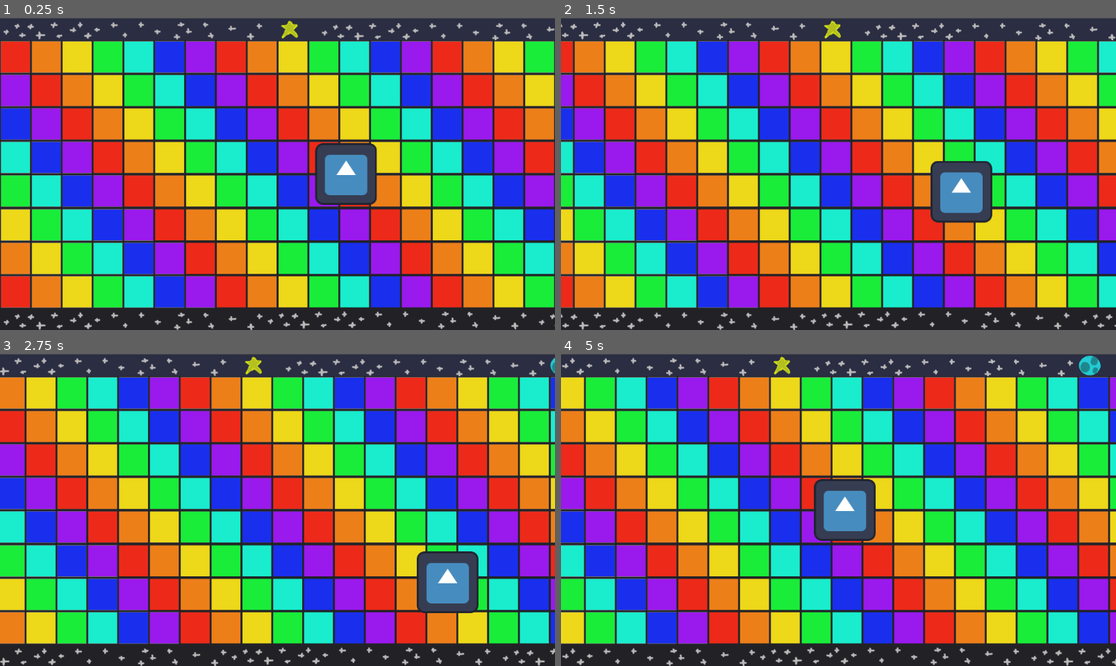
Above: before the commit, frames 1-4 (two rows, left to right).
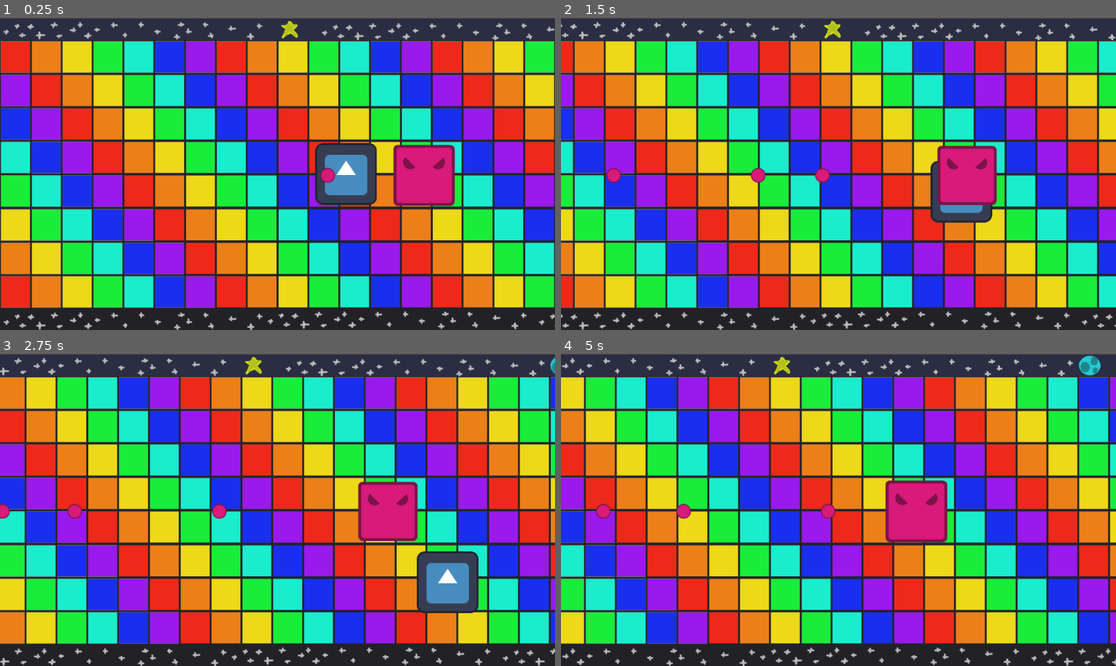
Above: after the commit, the same moments.

Repository: les-brows/la-boucle-musicale
Game: Godot game, scene res://MainScene.tscn
Same seed, same stepped clock (60 frames per second), same inputs: the game is played once before the commit and once after it. The engine's default icon, where the game draws it, is replaced by a stand-in: a white triangle on a blue panel in a dark square.
Inputs (mouse positions are in pixels of both pictures, inside the frame that each line leads up to):
- Up to frame 1 (0.25 s): no input
- Up to frame 2 (1.5 s): move the mouse to (960, 158) at 0.52 s; hold D (player1_right) 0.53-1.28 s; right-click (960, 158) at 0.6 s; move the mouse to (727, 189) at 1.27 s; hold S (player1_down) from 1.28 s (still down); right-click (727, 189) at 1.35 s
- Up to frame 3 (2.75 s): move the mouse to (333, 441) at 2.02 s; release S (player1_down) at 2.03 s; hold D (player1_right) from 2.03 s (still down); right-click (333, 441) at 2.1 s
- Up to frame 4 (5 s): move the mouse to (810, 572) at 2.77 s; release D (player1_right) at 2.78 s; hold W (player1_up) 2.78-3.53 s; right-click (810, 572) at 2.85 s; move the mouse to (1005, 556) at 3.52 s; hold A (player1_left) from 3.53 s (still down); right-click (1005, 556) at 3.6 s; move the mouse to (672, 463) at 4.27 s; right-click (672, 463) at 4.35 s

The runs differ from the first frame. In frame 1, 2.3% of the frame differs, in the area x 57-82%, y 40-61%; in frame 2, 2.4%; in frame 3, 2.4%; in frame 4, 4.6%, in the area x 6-70%, y 40-61%.

Commit message:
fix: solve import error

Diff:
--- a/Objects/Enemies/Shooter.tscn
+++ b/Objects/Enemies/Shooter.tscn
@@ -1,7 +1,7 @@
 [gd_scene load_steps=5 format=3 uid="uid://b5w0jynn6mkxk"]
 
 [ext_resource type="Script" uid="uid://83fb1cip5bqp" path="res://Objects/Enemies/shooter.gd" id="1_8c5hv"]
-[ext_resource type="Texture2D" uid="uid://bqyrux3e3tys5" path="res://icon.svg" id="2_bweyu"]
+[ext_resource type="Texture2D" uid="uid://cp85vq3wxfloq" path="res://Assets/base_enemy.png" id="2_qpsbd"]
 [ext_resource type="AudioStream" uid="uid://c312tfe2javtd" path="res://Assets/Instruments/KSHMR_Bass_Pluck_02_A#.wav" id="3_qpsbd"]
 
 [sub_resource type="RectangleShape2D" id="RectangleShape2D_bweyu"]
--- a/Rythm/test_sound.gd
+++ b/Rythm/test_sound.gd
@@ -9,7 +9,7 @@
 	Globals.beat_launched.connect(_on_beat_launched)
 	initial_volume_db = volume_db
 
-func _on_beat_launched(num_beat: int) -> void:
+func _on_beat_launched(_num_beat: int) -> void:
 	return
 	#if(num_beat % Globals.BPM_SUBDIVISION == 0):
 		#if(int(num_beat / float(Globals.BPM_SUBDIVISION)) % 4 ==0):
Not shown: 1 places in Objects/Projectiles/ShooterProjectile.tscn that only renumber resources
Not shown: 1 places in Rythm/MusicManager.tscn that only renumber resources
